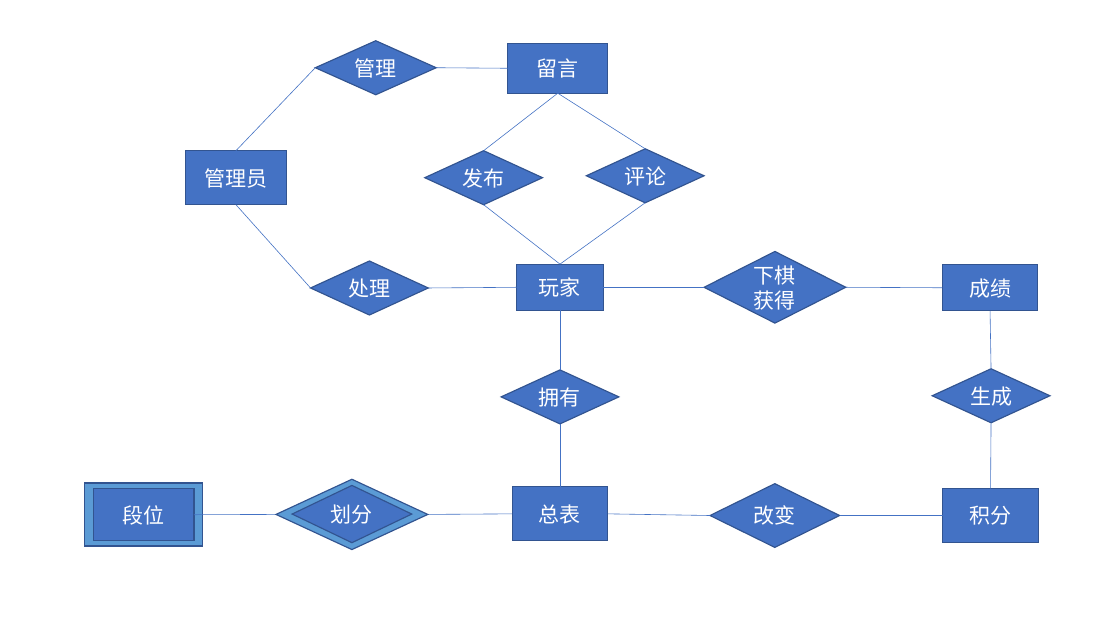
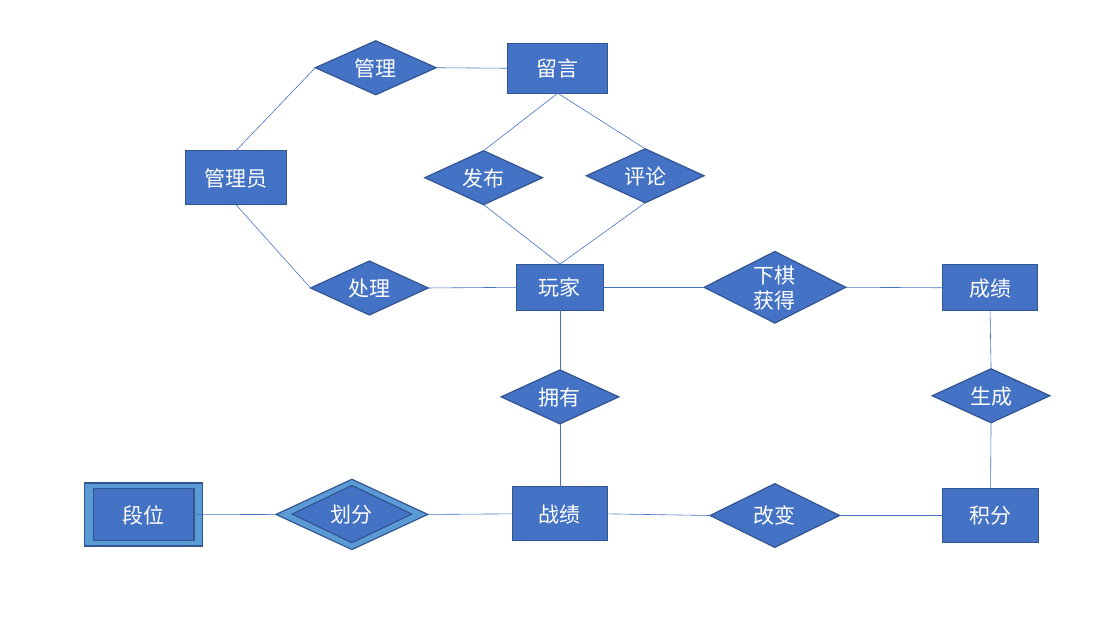
Before and after one commit to PPzXiao/helloworld, a slide deck: slide 1 of ER图.pptx. Drawn at 1120x630 pixels with LibreOffice and Linux fonts; fonts in the diff are those of the drawing. Boxes give left, top, right and bottom in pixels: in the first picture for what was removed or moved away, otherwise in the second. Text is boxed around its words. In the diff, an @@ line names an element or a change of style, - is before the commit and + after.

```diff
--- a/ER图.pptx
+++ b/ER图.pptx
@@ text in rectangle at bbox=[539, 504, 581, 524]: text changed @@
-总表
+战绩
```
Also in this commit, not shown: 1 other file.
